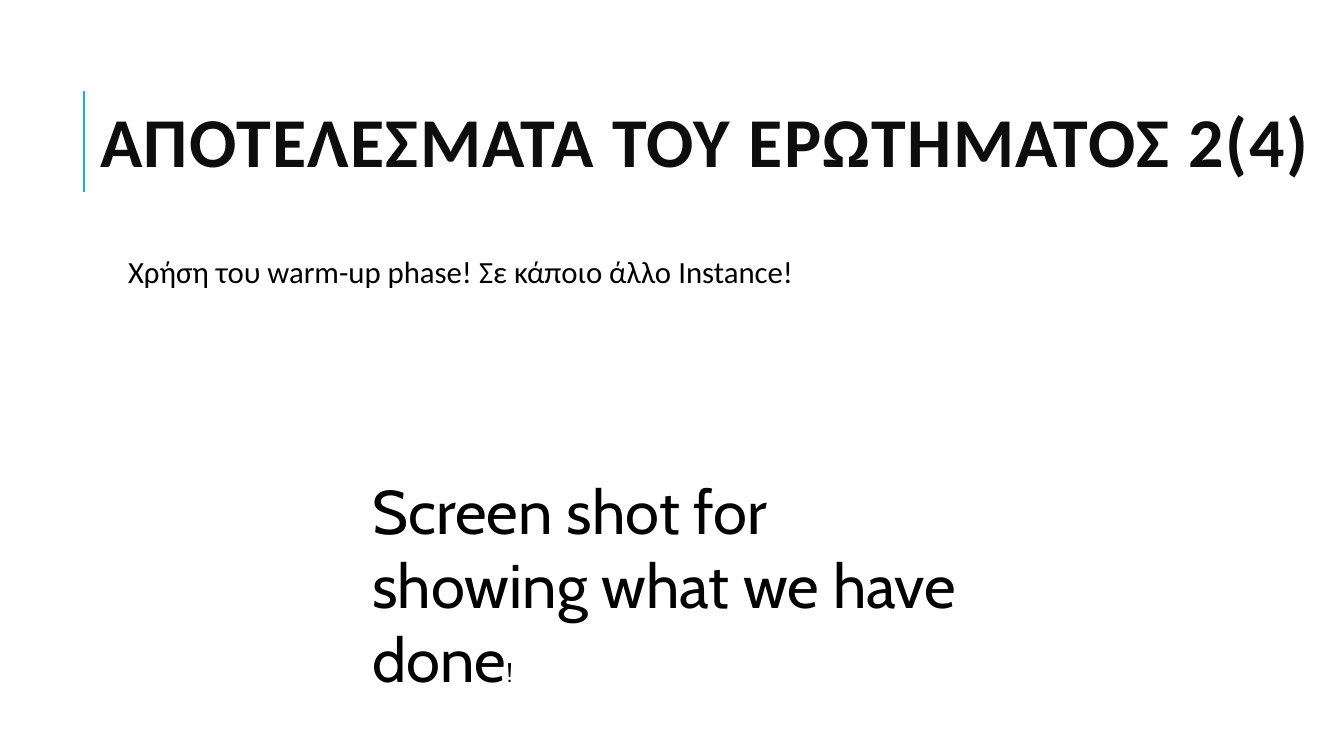
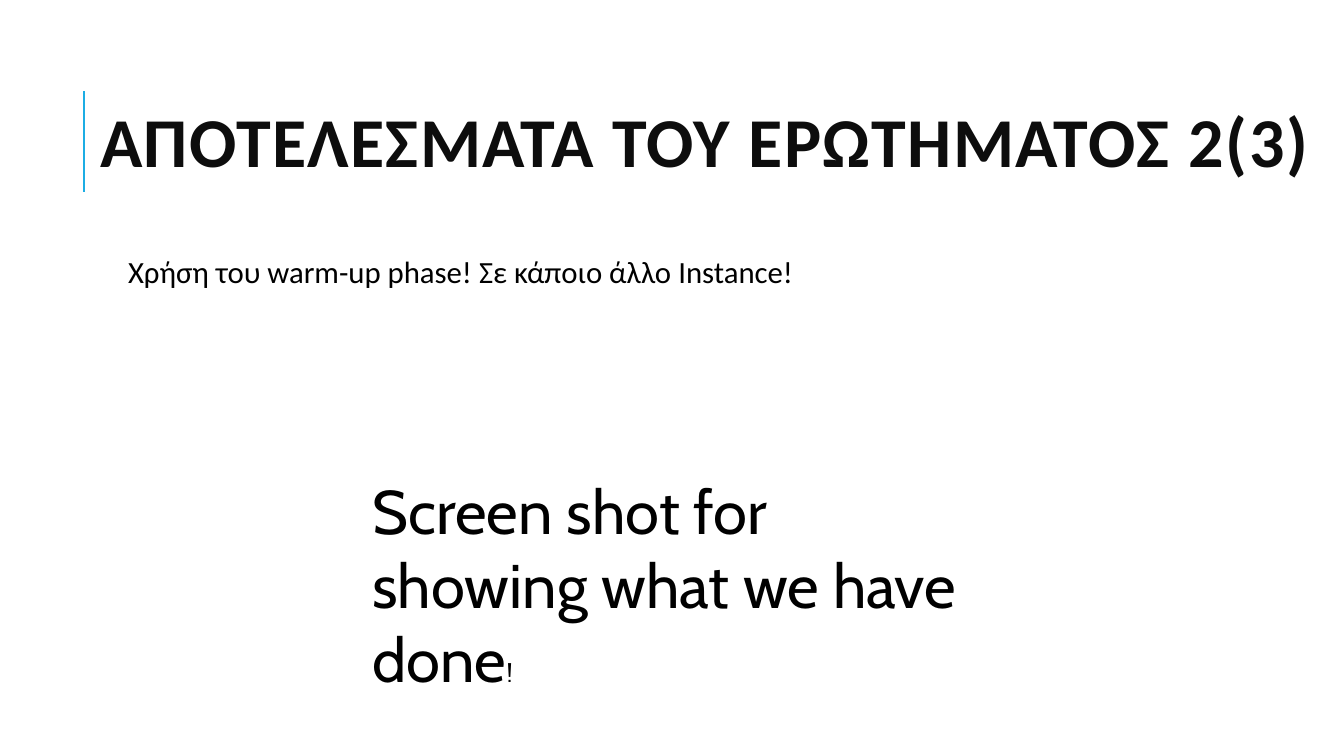
Before and after one commit to grgmyl/Ns3Project, a slide deck: slide 12 of Presentations/Ns-3_presentation_F.pptx (slide 13 before the commit). Drawn at 1344x756 pixels with LibreOffice and Linux fonts; fonts in the diff are those of the drawing. Boxes give left, top, right and bottom in pixels: in the first picture for what was removed or moved away, otherwise in the second. Text is boxed around its words. In the diff, an @@ line names an element or a change of style, - is before the commit and + after.

```diff
--- a/Presentations/Ns-3_presentation_F.pptx
+++ b/Presentations/Ns-3_presentation_F.pptx
@@ title at (100, 115, 1308, 178): text changed @@
-ΑΠΟΤΕΛΕΣΜΑΤΑ ΤΟΥ ΕΡΩΤΗΜΑΤΟΣ 2(4)
+ΑΠΟΤΕΛΕΣΜΑΤΑ ΤΟΥ ΕΡΩΤΗΜΑΤΟΣ 2(3)
```
Also in this commit, not shown: 4 other slides changed, 1 slide added, 2 slides removed.
